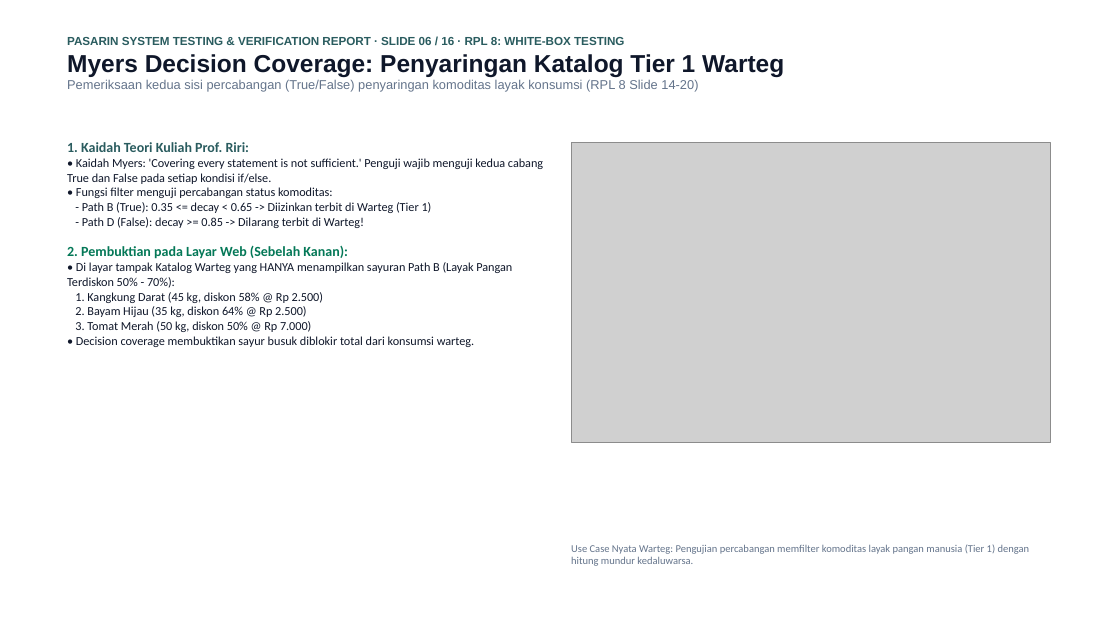
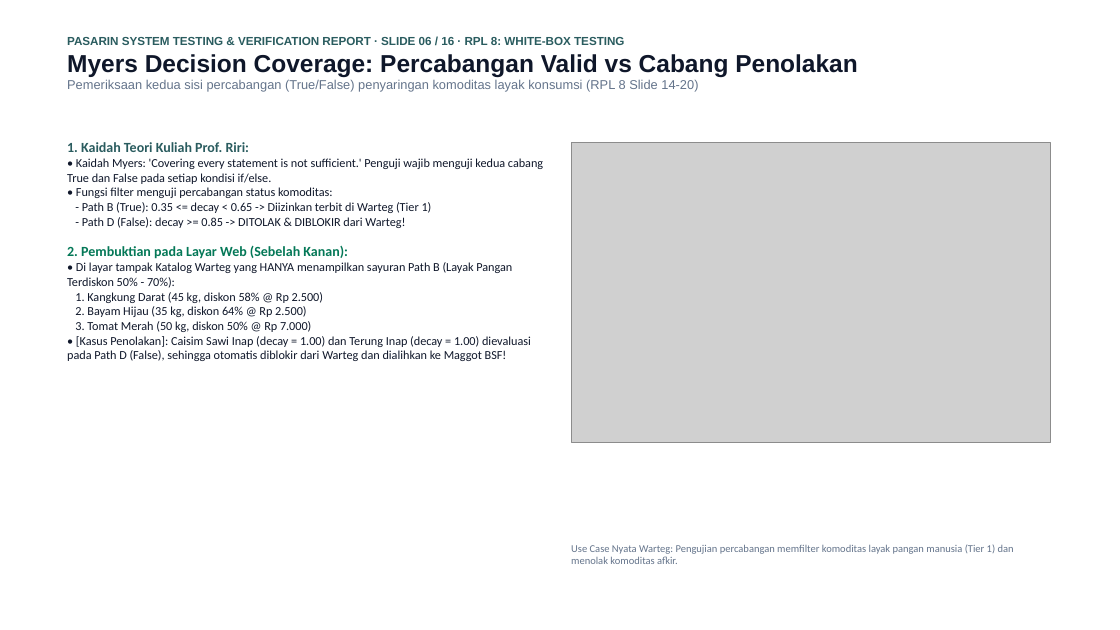
Before and after one commit to mrshlaf/pasarin, a slide deck: slide 6 of LAPORAN_PENGUJIAN_DAN_VERIFIKASI_SISTEM_PASARIN.pptx. Drawn at 1120x630 pixels with LibreOffice and Linux fonts; fonts in the diff are those of the drawing; grey boxes stand for pictures. Boxes give left, top, right and bottom in pixels: in the first picture for what was removed or moved away, otherwise in the second. Text is boxed around its words. In the diff, an @@ line names an element or a change of style, - is before the commit and + after.

```diff
--- a/LAPORAN_PENGUJIAN_DAN_VERIFIKASI_SISTEM_PASARIN.pptx
+++ b/LAPORAN_PENGUJIAN_DAN_VERIFIKASI_SISTEM_PASARIN.pptx
@@ text at [67, 54, 857, 77]: text changed @@
-Myers Decision Coverage: Penyaringan Katalog Tier 1 Warteg
+Myers Decision Coverage: Percabangan Valid vs Cabang Penolakan
@@ text at [67, 158, 543, 228]: text changed @@
-• Kaidah Myers: 'Covering every statement is not sufficient.' Penguji wajib menguji kedua cabang True dan False pada setiap kondisi if/else.
-• Fungsi filter menguji percabangan status komoditas:
-- Path B (True): 0.35 <= decay < 0.65 -> Diizinkan terbit di Warteg (Tier 1)
-- Path D (False): decay >= 0.85 -> Dilarang terbit di Warteg!
+• Kaidah Myers: 'Covering every statement is not sufficient.' Penguji wajib menguji kedua cabang True dan False pada setiap kondisi if/else.
+• Fungsi filter menguji percabangan status komoditas:
+- Path B (True): 0.35 <= decay < 0.65 -> Diizinkan terbit di Warteg (Tier 1)
+- Path D (False): decay >= 0.85 -> DITOLAK & DIBLOKIR dari Warteg!
@@ text at [67, 262, 531, 361]: text changed @@
-• Di layar tampak Katalog Warteg yang HANYA menampilkan sayuran Path B (Layak Pangan Terdiskon 50% - 70%):
-1. Kangkung Darat (45 kg, diskon 58% @ Rp 2.500)
-2. Bayam Hijau (35 kg, diskon 64% @ Rp 2.500)
-3. Tomat Merah (50 kg, diskon 50% @ Rp 7.000)
-• Decision coverage membuktikan sayur busuk diblokir total dari konsumsi warteg.
+• Di layar tampak Katalog Warteg yang HANYA menampilkan sayuran Path B (Layak Pangan Terdiskon 50% - 70%):
+1. Kangkung Darat (45 kg, diskon 58% @ Rp 2.500)
+2. Bayam Hijau (35 kg, diskon 64% @ Rp 2.500)
+3. Tomat Merah (50 kg, diskon 50% @ Rp 7.000)
+• [Kasus Penolakan]: Caisim Sawi Inap (decay = 1.00) dan Terung Inap (decay = 1.00) dievaluasi pada Path D (False), sehingga otomatis diblokir dari Warteg dan dialihkan ke Maggot BSF!
@@ text at [571, 544, 1014, 564]: text changed @@
-Use Case Nyata Warteg: Pengujian percabangan memfilter komoditas layak pangan manusia (Tier 1) dengan hitung mundur kedaluwarsa.
+Use Case Nyata Warteg: Pengujian percabangan memfilter komoditas layak pangan manusia (Tier 1) dan menolak komoditas afkir.
```
Also in this commit, not shown: 10 other slides changed, 2 other files.
